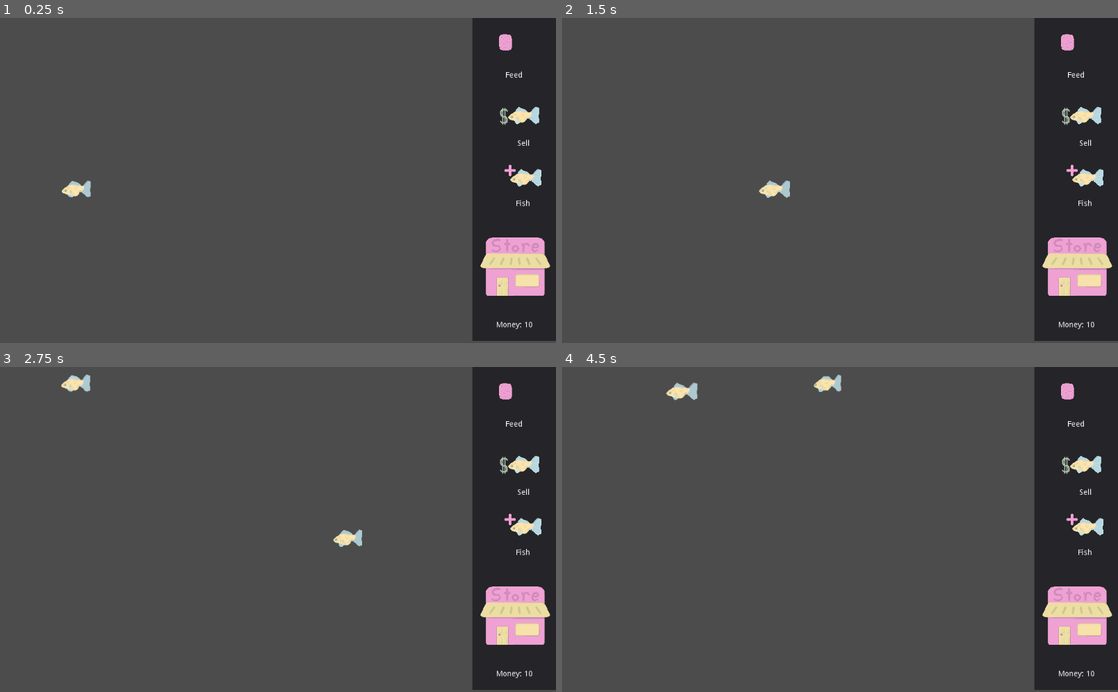
Above: before the commit, frames 1-4 (two rows, left to right).
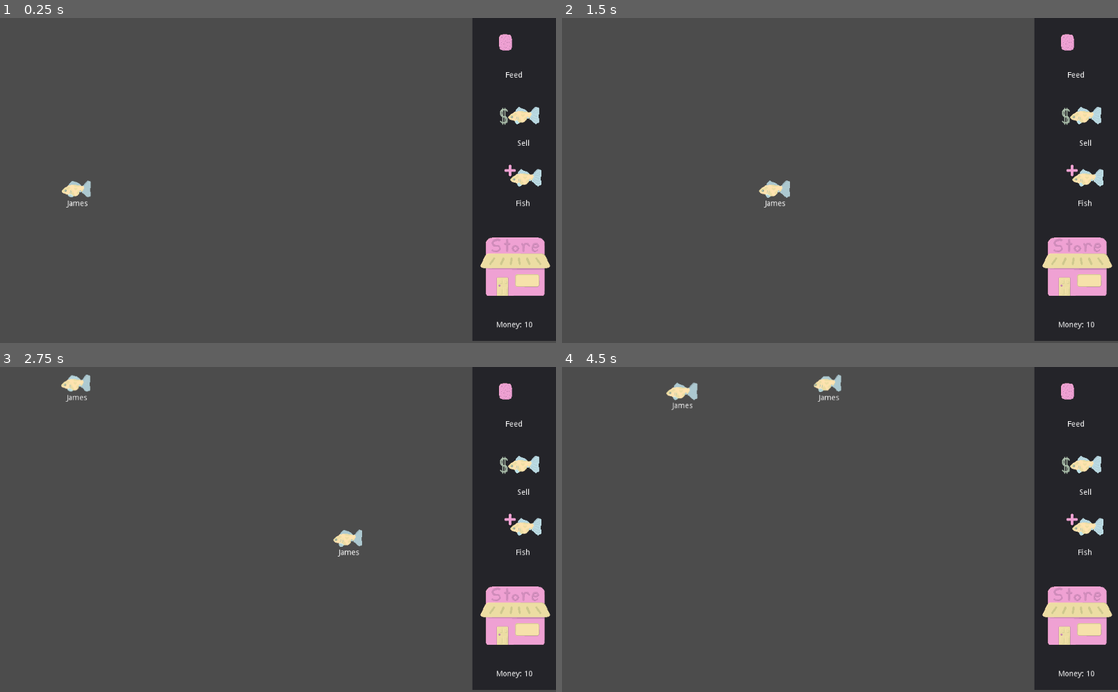
Above: after the commit, the same moments.

Repository: Struckdown/oohgamejam2020
Game: Godot game, scene res://Scenes/World.tscn
The game is run twice, just before and just after one commit, with the same random seed, the same clock (stepped at 60 frames per second) and the same inputs. The engine's default icon, where the game draws it, is replaced by a stand-in: a white triangle on a blue panel in a dark square.
Inputs:
- Up to frame 1 (0.25 s): no input
- Up to frame 2 (1.5 s): click "Feed" at 0.5 s; click "Sell" at 1.25 s
- Up to frame 3 (2.75 s): click "Fish" at 2 s
- Up to frame 4 (4.5 s): click "Feed" at 2.75 s; click "Sell" at 3.5 s; click "Fish" at 4.25 s

The runs differ from the first frame. In frame 1, less than 0.1% of the frame differs, in the area x 11-16%, y 56-59%; in frame 2, less than 0.1%; in frame 3, less than 0.1%, in the area x 11-65%, y 8-59%; in frame 4, less than 0.1%.

Commit message:
Working on fish name logic

Diff:
--- a/src/Scenes/Fish.tscn
+++ b/src/Scenes/Fish.tscn
@@ -73,6 +73,17 @@
 
 [node name="AudioStreamPlayer2D" type="AudioStreamPlayer2D" parent="."]
 stream = ExtResource( 4 )
+
+[node name="Name" type="Label" parent="."]
+margin_left = -19.0
+margin_top = 20.0
+margin_right = 19.0
+margin_bottom = 34.0
+text = "Name"
+align = 1
+__meta__ = {
+"_edit_use_anchors_": false
+}
 [connection signal="area_entered" from="." to="." method="_on_Fish_area_entered"]
 [connection signal="area_entered" from="eat_area" to="eat_area" method="_on_eat_area_area_entered"]
 [connection signal="input_event" from="eat_area" to="." method="_on_eat_area_input_event"]
--- a/src/Scripts/Fish.gd
+++ b/src/Scripts/Fish.gd
@@ -7,6 +7,7 @@
 var chase_flag
 var chase_food
 var chase_direction
+var fishName
 
 
 # Called when the node enters the scene tree for the first time.
@@ -18,6 +19,7 @@
 	chase_flag = 0
 	$AnimatedSprite.play("swim")
 	$AudioStreamPlayer2D.play()
+	$Name.text = getRandomName()
 
 
 # Called every frame. 'delta' is the elapsed time since the previous frame.
@@ -64,3 +66,15 @@
 			return
 		print("Clicked fish")
 		GameManager.requestSellFish(self)
+
+func getRandomName():
+	print("Hi")
+	var file = File.new()
+	file.open("res://fishNameList.txt", File.READ)
+	var lines = []
+	#while not file.eof_reached():
+	#	lines.append(file.get_line())
+	file.close()
+	#var newName = lines[randi() % lines.size()]
+	return "James"
+	#return newName
Not shown, added: src/fishNameList.txt.txt
